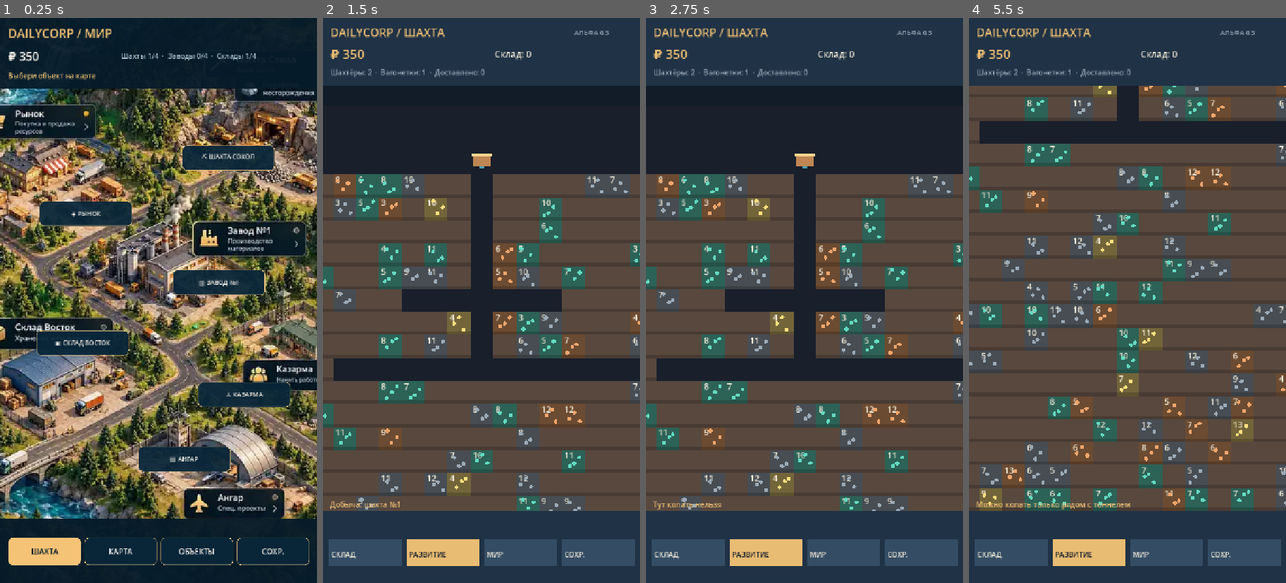
Above: before the commit, frames 1-4 (left to right).
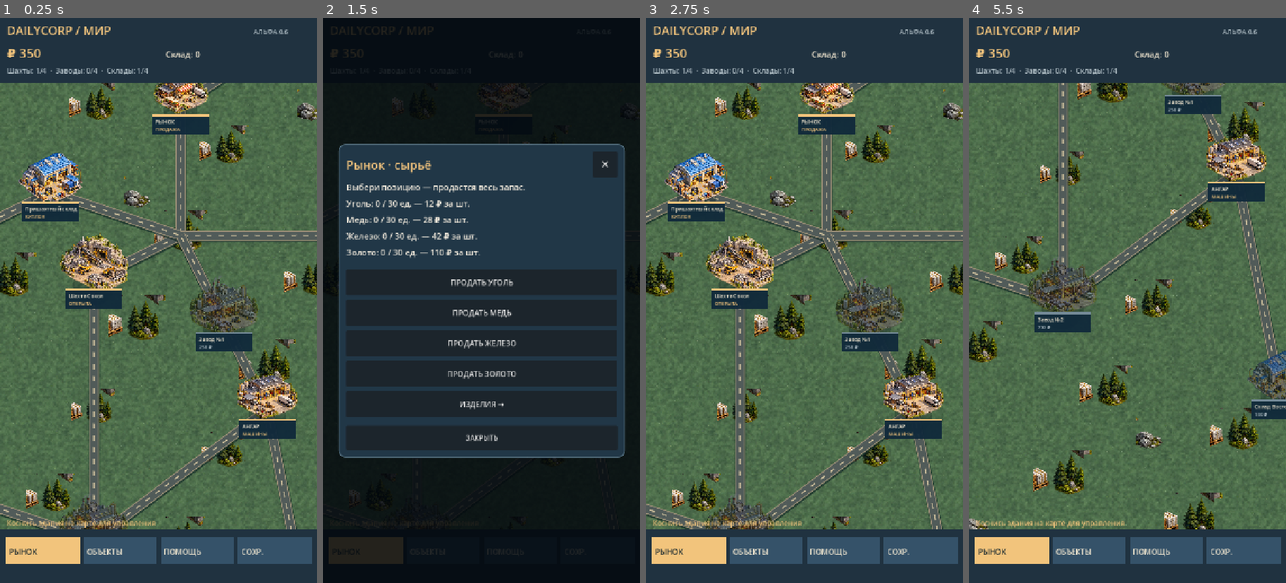
Above: after the commit, the same moments.

Repository: WarfWar/DailyCorp
Game: Godot game, scene res://scenes/main.tscn
Same seed, same stepped clock (60 frames per second), same inputs: the game is played once before the commit and once after it.
Inputs (mouse positions are in pixels of both pictures, inside the frame that each line leads up to):
- Up to frame 1 (0.25 s): no input
- Up to frame 2 (1.5 s): click (367, 549) at 0.5 s, where only the run before the commit has a clickable "ШАХТА"; click (367, 549) at 1.25 s, where only the run before the commit has a clickable "КОПАТЬ"
- Up to frame 3 (2.75 s): click (928, 164) at 2 s, where only the run after the commit has a clickable "✕"
- Up to frame 4 (5.5 s): tap Enter at 2.75, 4.25 s; drag from (1127, 300) to (1159, 176) at 2.77 s; tap Space at 3.5, 5 s; drag from (1064, 328) to (1111, 413) at 3.52 s; move the mouse to (1159, 176) at 4.27 s; click (1159, 176) at 4.42 s; drag from (1111, 413) to (1032, 215) at 5.02 s

The runs differ from the first frame. In frame 1, 86% of the frame differs, in the area x 0-100%, y 0-100%; in frame 2, 84%; in frame 3, 79%; in frame 4, 79%.

Commit message:
Launch playable redesigned world instead of static cinematic poster; preserve interactive mining and menus

Diff:
--- a/scripts/game.gd
+++ b/scripts/game.gd
@@ -85,7 +85,8 @@
     art_screen.game = self
     add_child(art_screen)
     art_screen.set_anchors_and_offsets_preset(Control.PRESET_FULL_RECT)
-    art_screen.present("world",0)
+    # v0.6: play on the real textured world, not on static poster/screenshots.
+    art_screen.hide()
     set_process(true)
     queue_redraw()
 
@@ -627,8 +628,8 @@
                 show_mine_dialog()
                 return
     if point.y <= top_bar_height() and point.x >= size.x*0.69:
-        if art_screen != null:
-            art_screen.present("mine",active_mine)
+        page = "upgrade"
+        show_mine_dialog()
         return
     if point.y >= top_bar_height() and point.y < size.y-bottom_bar_height():
         command(to_cell(point))
@@ -768,7 +769,7 @@
     var narrow := size.x < 560 or size.y < 700
     write("DAILYCORP" if narrow else "DAILYCORP / ШАХТА",Vector2(16,30 if narrow else 42),20 if narrow else 26,GOLDEN)
     if not narrow:
-        write("АЛЬФА 0.3",Vector2(size.x-150,38),15,MUTED)
+        write("АЛЬФА 0.6",Vector2(size.x-150,38),15,MUTED)
     write("₽ %d" % cash,Vector2(16,65 if narrow else 92),22 if narrow else 29,GOLDEN)
     var sum := 0
     for amount in stock.values():
@@ -995,7 +996,7 @@
     mine_dialog.hide()
     toast("Добыча: шахта №%d" % (index+1))
     if art_screen != null:
-        art_screen.present("mine",index)
+        art_screen.hide()
     queue_redraw()
     save_game()
 
@@ -1009,7 +1010,7 @@
         world_view.show()
         world_view.queue_redraw()
     if art_screen != null:
-        art_screen.present("world",0)
+        art_screen.hide()
     save_game()
 
 func _notification(what: int) -> void:
